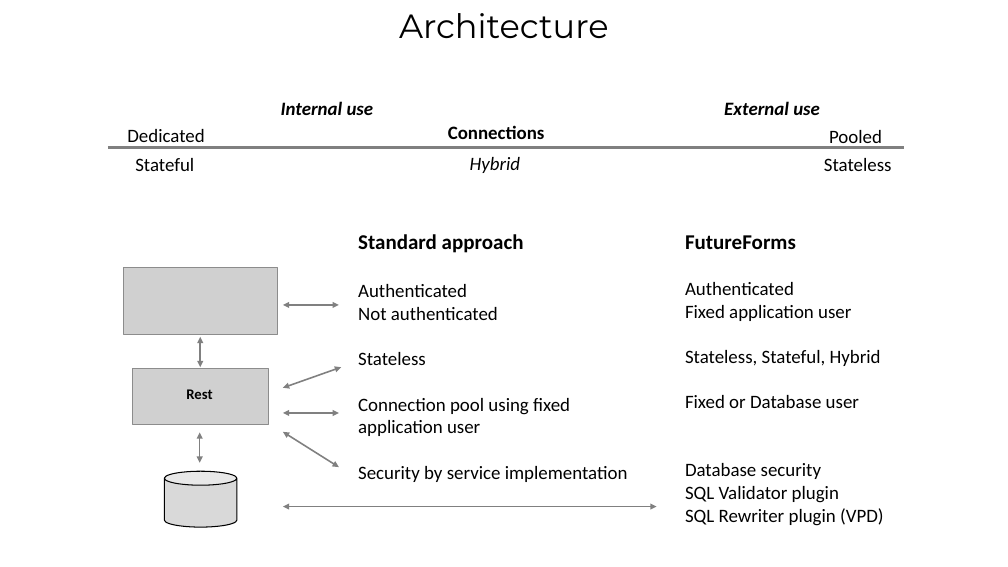
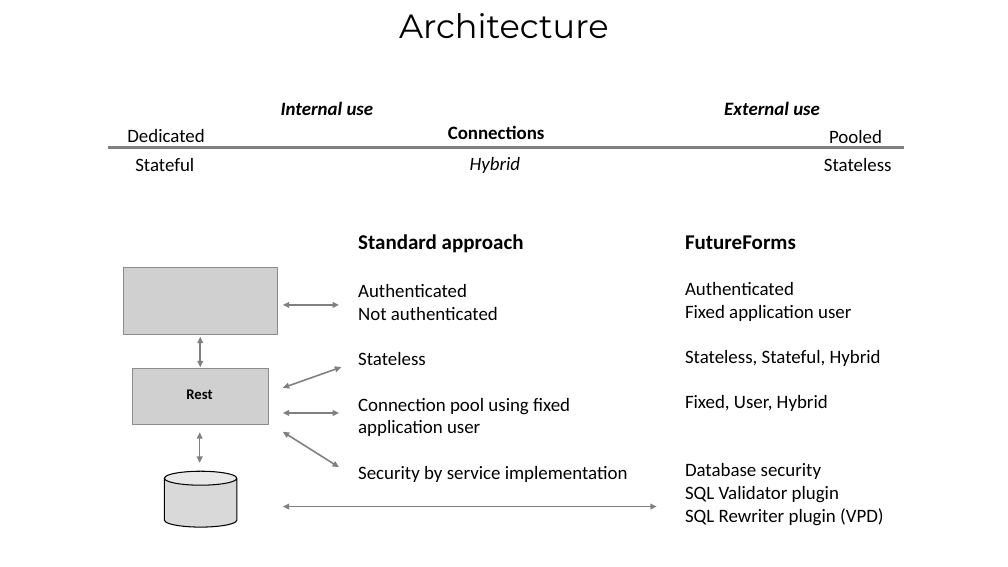
Before and after one commit to ahoeffner/forms42test, a slide deck: slide 8 of Trottinhg.pptx. Drawn at 1008x567 pixels with LibreOffice and Linux fonts; fonts in the diff are those of the drawing; grey boxes stand for pictures. Boxes give left, top, right and bottom in pixels: in the first picture for what was removed or moved away, otherwise in the second. Text is boxed around its words. In the diff, an @@ line names an element or a change of style, - is before the commit and + after.

```diff
--- a/Trottinhg.pptx
+++ b/Trottinhg.pptx
@@ text at <box>685,395,828,411</box>: text changed @@
-Fixed or Database user
+Fixed, User, Hybrid
```
